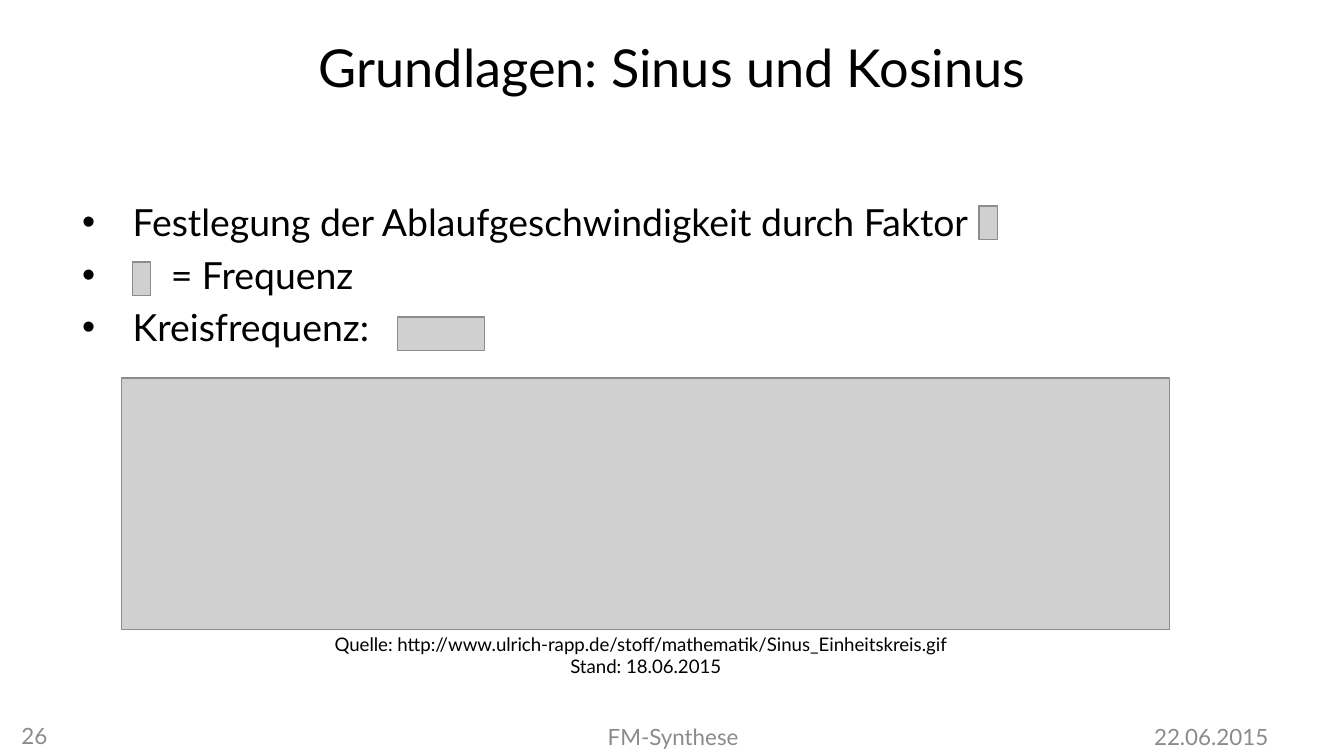
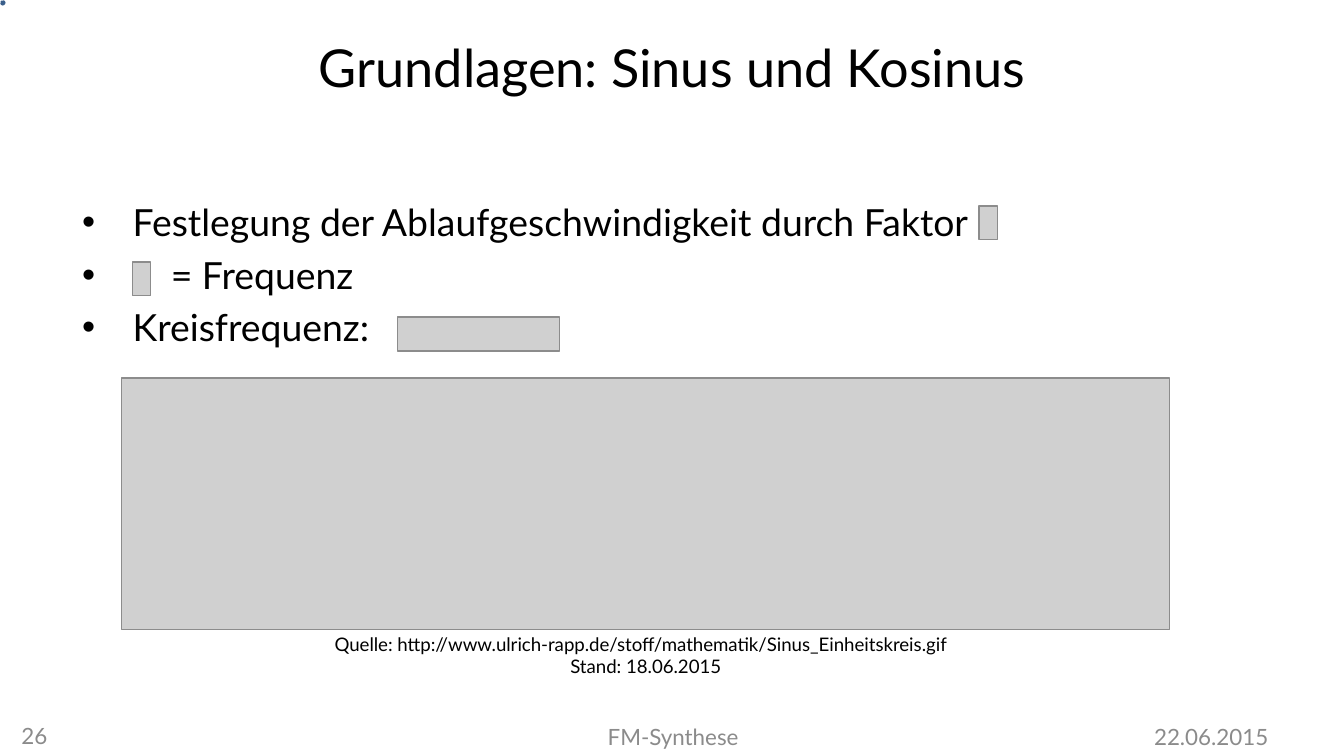
Before and after one commit to MBulli/VSeminar, a slide deck: slide 26 of Praesentation/FMSynthese-Julius.pptx. Drawn at 1344x756 pixels with LibreOffice and Linux fonts; fonts in the diff are those of the drawing; grey boxes stand for pictures; background and template pictures are left out. Boxes give left, top, right and bottom in pixels: in the first picture for what was removed or moved away, otherwise in the second. Text is boxed around its words. In the diff, an @@ line names an element or a change of style, - is before the commit and + after.

```diff
--- a/Praesentation/FMSynthese-Julius.pptx
+++ b/Praesentation/FMSynthese-Julius.pptx
@@ diamond added at bbox=[1, 1, 3, 3], fill #4F81BD, outline #3A5F8C 2 pt @@
@@ picture: place and size @@
-picture at bbox=[398, 317, 485, 351]
+picture at bbox=[398, 317, 560, 351]
```
Also in this commit, not shown: 7 other slides changed, 1 other file.
